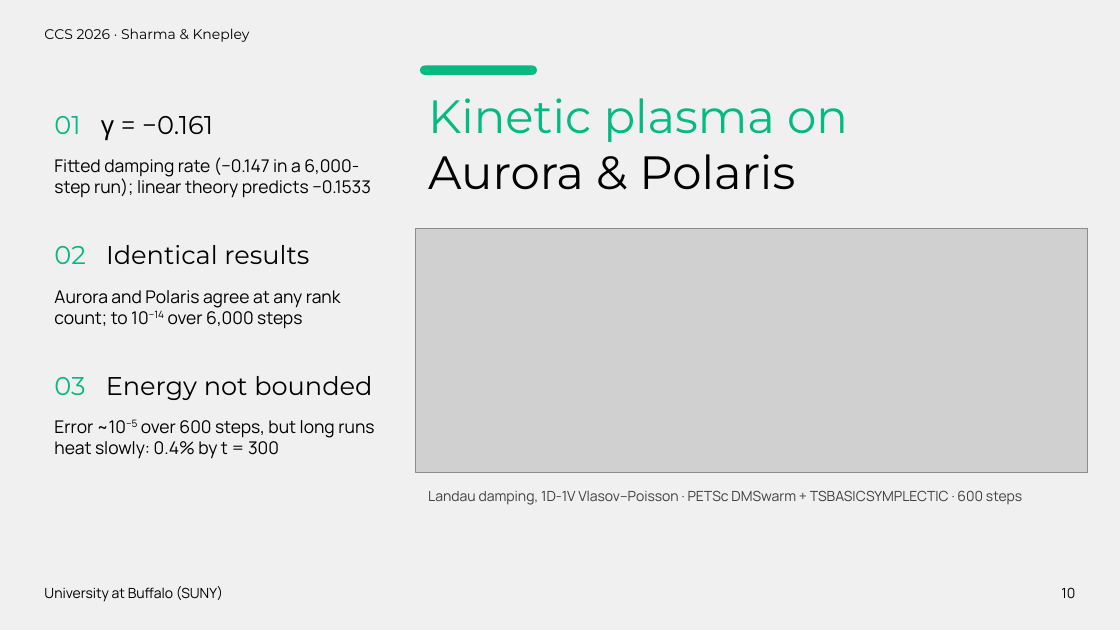
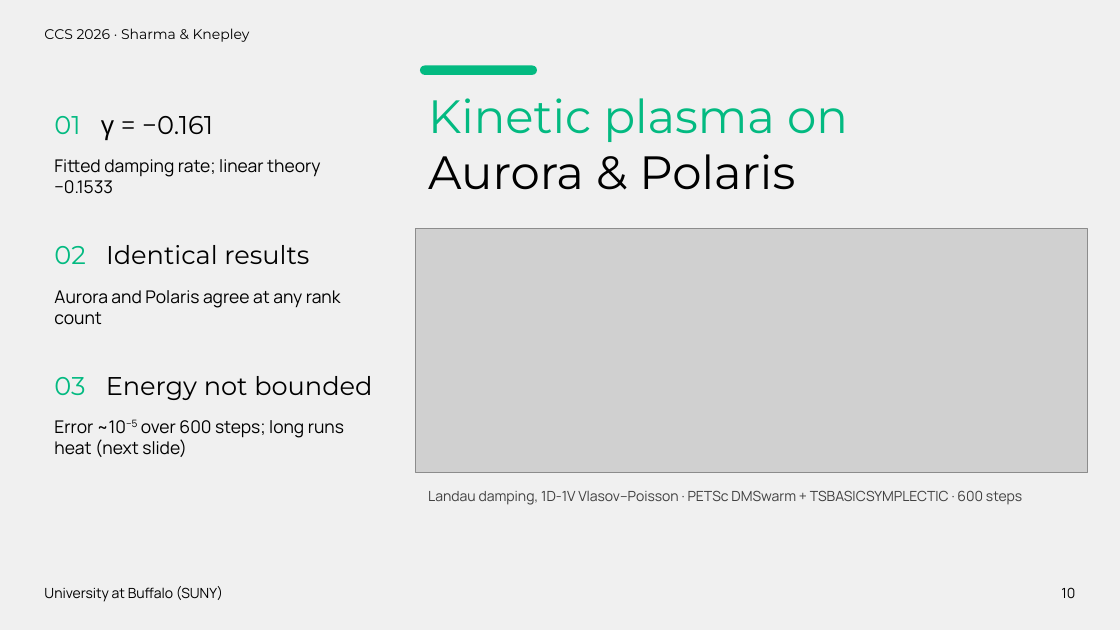
Before and after one commit to engineer-scientist/ccs2026-structure-preserving-plasma, a slide deck: slide 10 of presentation/CCS2026_Sharma_StructurePreservingPlasma.pptx. Drawn at 1120x630 pixels with LibreOffice and Linux fonts; fonts in the diff are those of the drawing; grey boxes stand for pictures. Boxes give left, top, right and bottom in pixels: in the first picture for what was removed or moved away, otherwise in the second. Text is boxed around its words. In the diff, an @@ line names an element or a change of style, - is before the commit and + after.

```diff
--- a/presentation/CCS2026_Sharma_StructurePreservingPlasma.pptx
+++ b/presentation/CCS2026_Sharma_StructurePreservingPlasma.pptx
@@ text at box(54, 159, 320, 194): text changed @@
-Fitted damping rate (−0.147 in a 6,000-step run); linear theory predicts −0.1533
+Fitted damping rate; linear theory −0.1533
@@ text at box(54, 290, 341, 325): text changed @@
-Aurora and Polaris agree at any rank count; to 10−14 over 6,000 steps
+Aurora and Polaris agree at any rank count
@@ text at box(54, 419, 344, 457): text changed @@
-Error ~10−5 over 600 steps, but long runs heat slowly: 0.4% by t = 300
+Error ~10−5 over 600 steps; long runs heat (next slide)
```
Also in this commit, not shown: 9 other slides changed, 1 other file.
